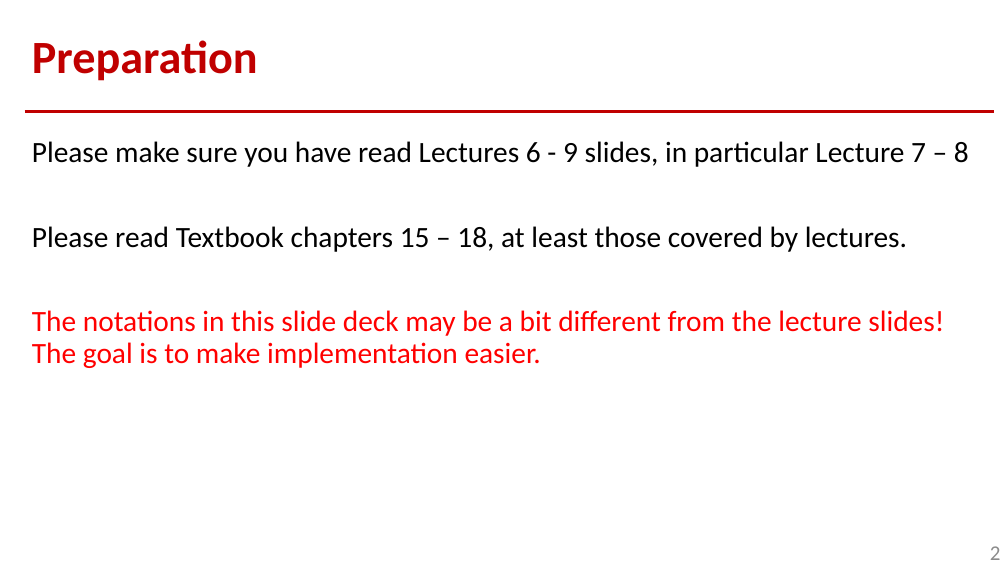
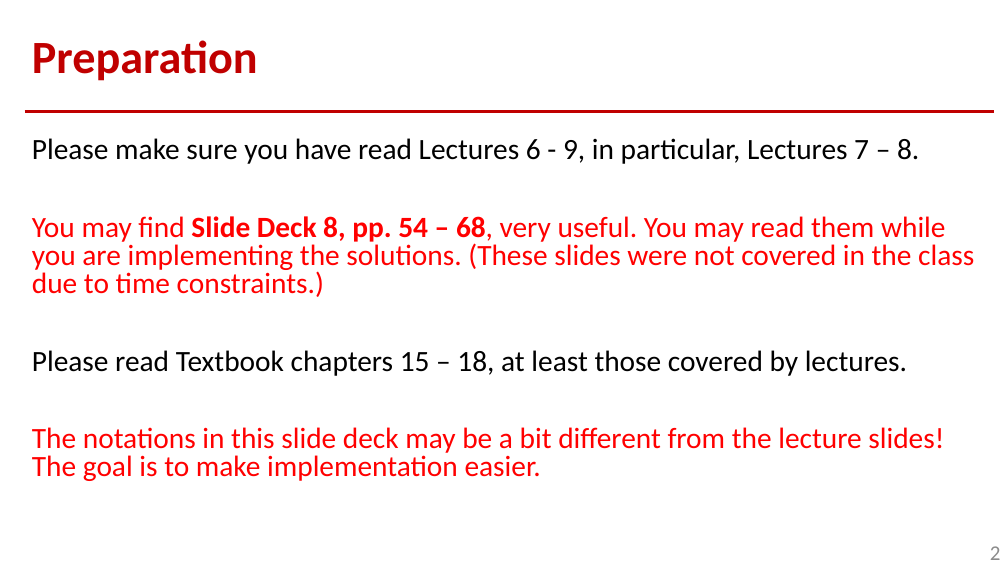
Before and after one commit to pujols/OSU_CSE_5524_2025AU, a slide deck: slide 2 of HW_3_programming_set/HW_3_programming/HW3.pptx. Drawn at 1008x567 pixels with LibreOffice and Linux fonts; fonts in the diff are those of the drawing. Boxes give left, top, right and bottom in pixels: in the first picture for what was removed or moved away, otherwise in the second. Text is boxed around its words. In the diff, an @@ line names an element or a change of style, - is before the commit and + after.

```diff
--- a/HW_3_programming_set/HW_3_programming/HW3.pptx
+++ b/HW_3_programming_set/HW_3_programming/HW3.pptx
@@ text at (32, 138, 974, 297): text changed; text colour #000000 to #FF0000 @@
-Please make sure you have read Lectures 6 - 9 slides, in particular Lecture 7 – 8
+Please make sure you have read Lectures 6 - 9, in particular, Lectures 7 – 8.
+You may find Slide Deck 8, pp. 54 – 68, very useful. You may read them while you are implementing the solutions. (These slides were not covered in the class due to time constraints.)
@@ text at (32, 350, 944, 481): line spacing 0.9 to 0.8 @@
```
Also in this commit, not shown: 1 other file.
